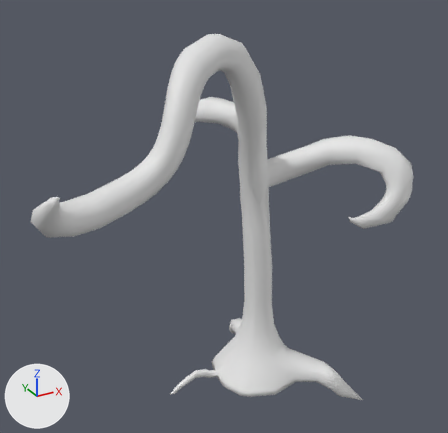
One commit to the FBX model Plat_TCC/Assets/Environment/Scenario Props/Dead_Tree/Dead_Tree.fbx: the scene before it, then after it.
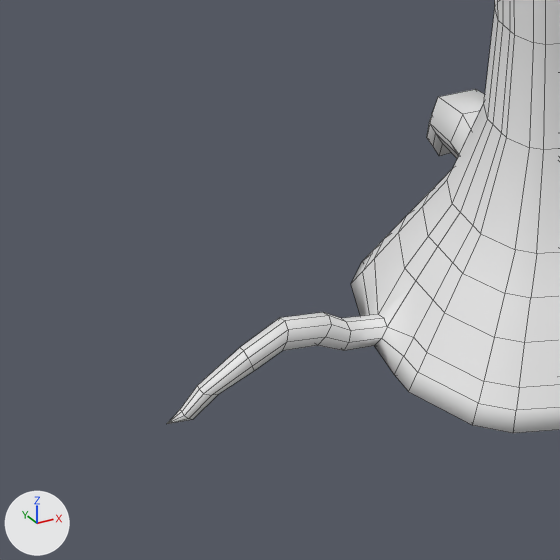
There are two pictures of each version: one whole from a camera (50 mm lens) standing at (-3.05, -4.81, 4.29) and looking at (-0.49, -0.14, 1.95), one close up on the part from 29% to 58% of the width and 69% to 98% of the height. Arrows for +X, +Y and +Z are at lower left; the lights stay in place. The close-ups show mesh edges as thin lines. Where no turn or scale is listed for an object, it has been applied to the vertices.

In view in the first close-up: 'BézierCurve'.
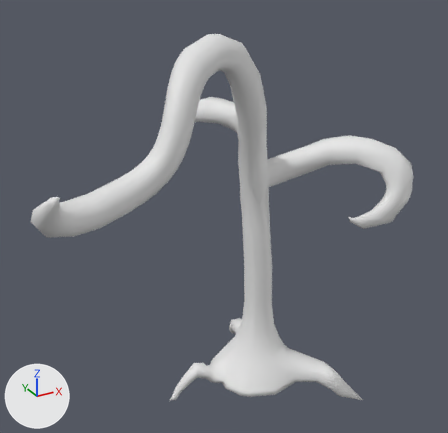
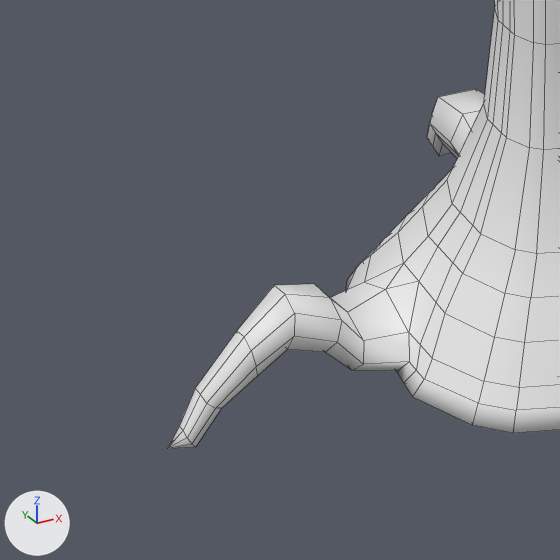
Where the newer file only moved an object's origin or applied its transform, the numbers keep the older frame.

Pixel boxes (x1, y1, x2, y2) of what changed, in the close-ups (560 x 560 px):
'BézierCurve', reshaped
    before: (167, 0, 560, 433)
    after: (168, 0, 560, 449)
part 1 of me_béziercurve, built on
    before: (167, 207, 494, 425)
    after: (168, 207, 494, 449)

Diff of the bpy script that builds the scene:
```diff
--- a/Plat_TCC/Assets/Environment/Scenario Props/Dead_Tree/Dead_Tree.fbx.py
+++ b/Plat_TCC/Assets/Environment/Scenario Props/Dead_Tree/Dead_Tree.fbx.py
@@ mat_tree @@
+mat_tree = principled_material('Tree')
+mat_tree.base_color = (0.8, 0.8, 0.8)  # white #e7e7e7
@@ me_béziercurve @@
 # used by ob_béziercurve; location = (0.0, 0.0, -0.039)
-me_béziercurve.from_pydata(...)  # 840 vertices, 855 faces; spans x -2.41..1.26, y -1.4..0.97, z -0.17..3.68
+me_béziercurve.from_pydata(...)  # 840 vertices, 896 faces; spans x -2.41..1.26, y -1.4..0.97, z -0.17..3.68
+# me_béziercurve part 1
+# 2 faces are deleted
+# 4 vertices in x -0.79..-0.35, y -0.13..0.07, z 0.0..0.17 move by (0.0, -0.02, 0.0)
+# 67 vertices move from x -1.02..-0.35, y -0.12..0.31, z -0.05..0.17 to x -1.02..-0.35, y -0.16..0.33, z -0.12..0.23
+# 6 new faces join them
+me_béziercurve.materials.append(mat_tree)  # white #e7e7e7
```
